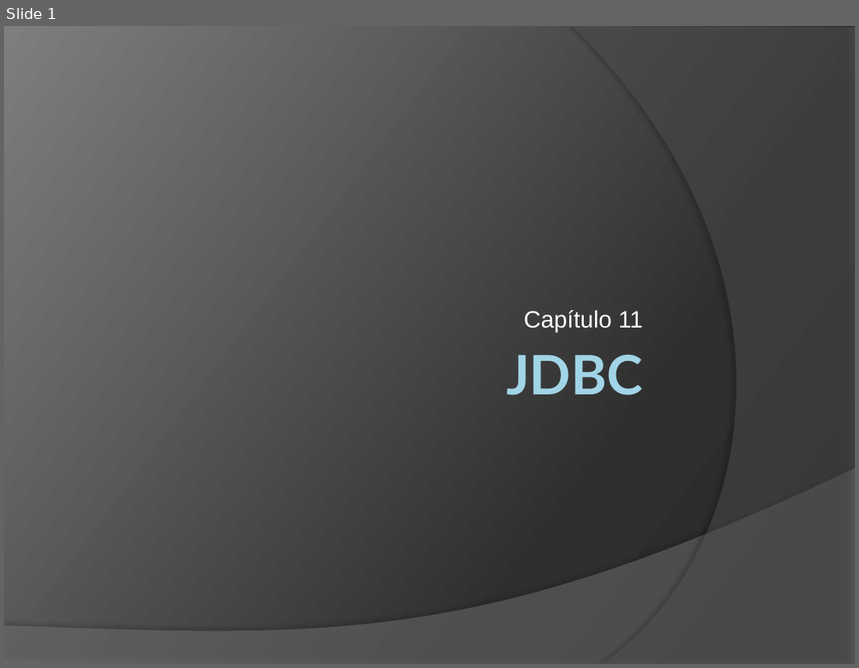
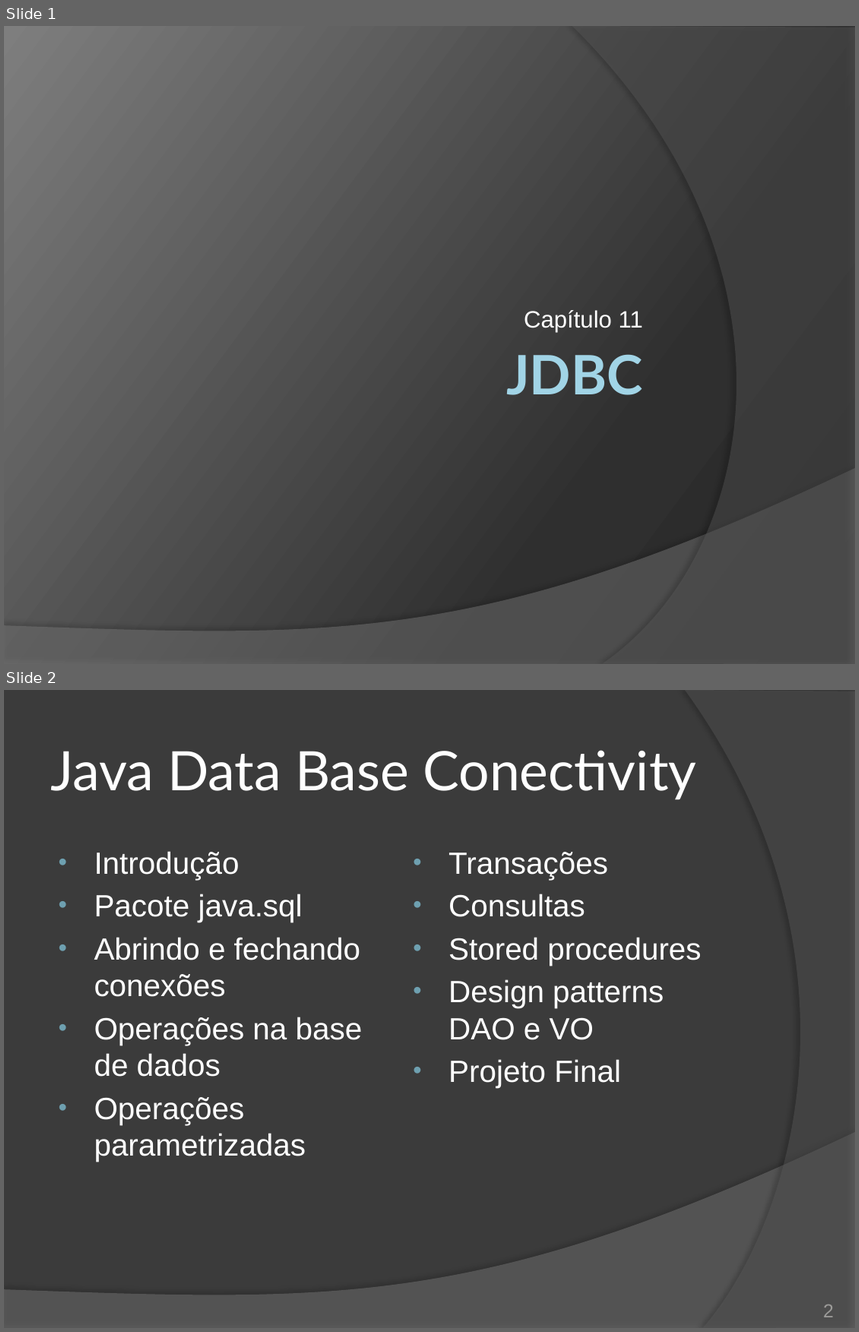
Before and after one commit to duchesqui/slzvieira-training, a slide deck: 2-Java-Programmer-Modulo-II/19.Capitulo11.pptx. Shown one above the other, each under a label of ours: slide 1 before the commit, slides 1 and 2 after it. The pictures are 859x668 and 859x1332 pixels, drawn with LibreOffice and Linux fonts; fonts in the diff are those of the drawing. Boxes give left, top, right and bottom in pixels: in the first picture for what was removed or moved away, otherwise in the second. Text is boxed around its words. In the diff, an @@ line names an element or a change of style, - is before the commit and + after.

```diff
--- a/2-Java-Programmer-Modulo-II/19.Capitulo11.pptx
+++ b/2-Java-Programmer-Modulo-II/19.Capitulo11.pptx
@@ slide 2 added at (4, 690, 855, 1328), background #3B3B3B; not listed: 1 template element that a slide beside it also shows @@
@@ freeform shape added at (685, 690, 855, 1328), fill #5E5E5E at 40% opacity @@
@@ title added at (51, 750, 696, 800), 46 pt, text #FFFFFF @@
+Java Data Base Conectivity
@@ text added at (94, 851, 363, 1162), 26 pt, text #FFFFFF @@
+• Introdução
+• Pacote java.sql
+• Abrindo e fechando conexões
+• Operações na base de dados
+• Operações parametrizadas
@@ text added at (449, 852, 701, 1088), 26 pt, text #FFFFFF @@
+• Transações
+• Consultas
+• Stored procedures
+• Design patterns DAO e VO
+• Projeto Final
@@ page number added at (823, 1305, 834, 1318), 16 pt, text #9D9B9A @@
+2
```
Also in this commit, not shown: 18 other slides added, 8 slides removed, 7 other files.
